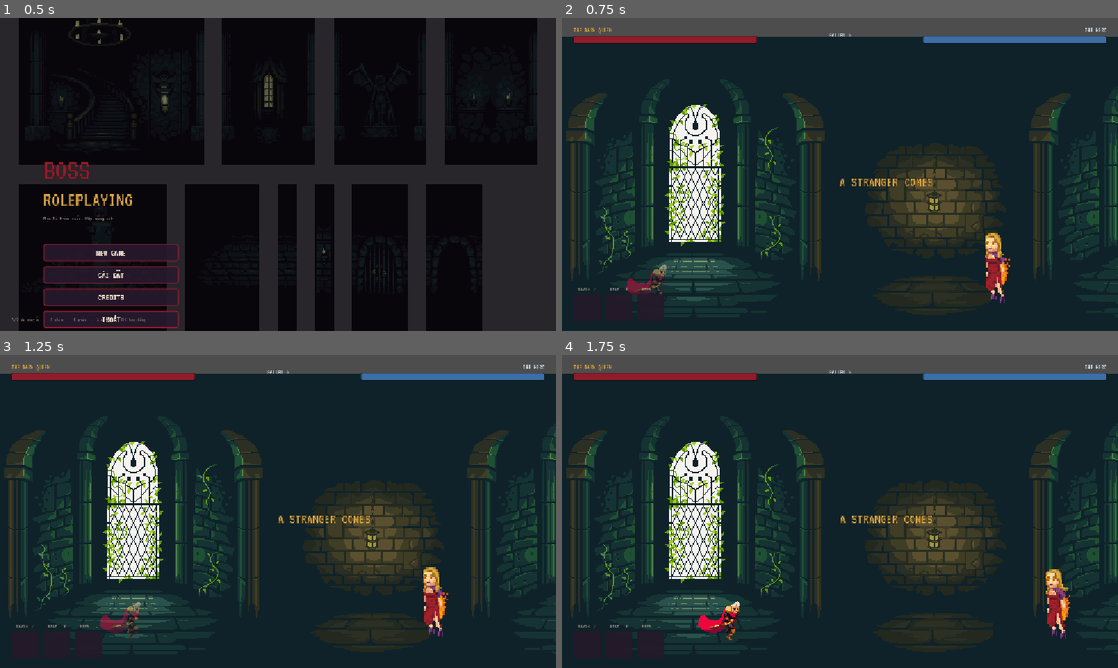
Above: before the commit, frames 1-4 (two rows, left to right).
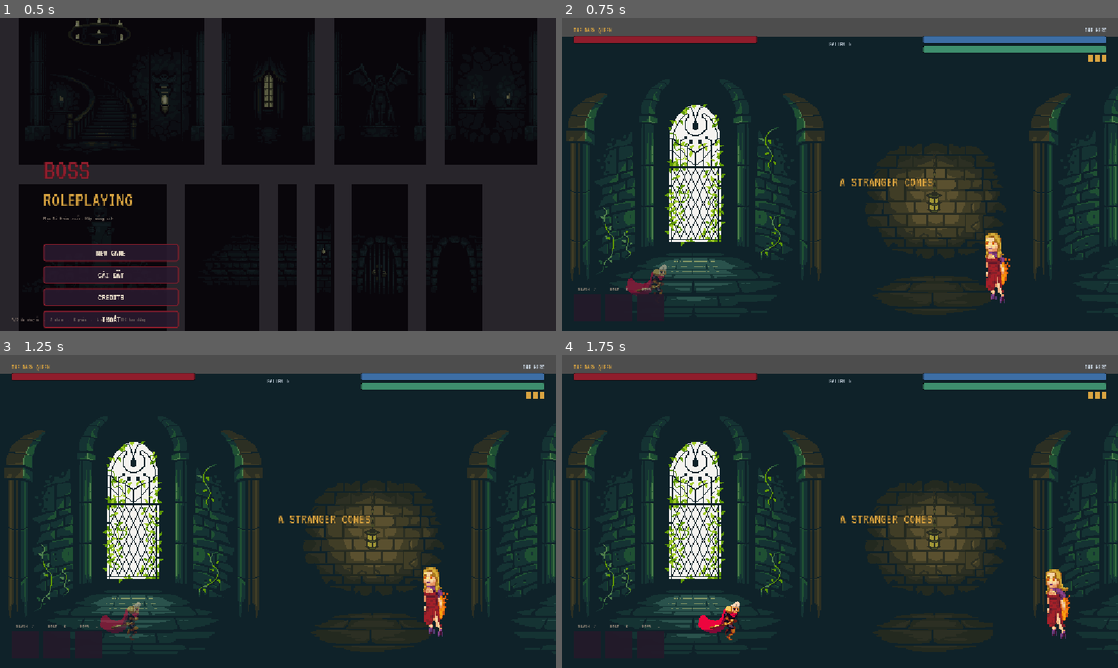
Above: after the commit, the same moments.

Repository: hieubqdsm/boss-roleplaying
Game: Godot game, scene res://scenes/main_menu.tscn
Same seed, same stepped clock (60 frames per second), same inputs: the game is played once before the commit and once after it.
Inputs:
- Up to frame 1 (0.5 s): no input
- Up to frame 2 (0.75 s): click "NEW GAME" at 0.5 s
- Up to frame 3 (1.25 s): no input
- Up to frame 4 (1.75 s): hold D (move_right) from 1.28 s (still down)

Frame 1 is identical in both runs. In frame 2, 0.8% of the frame differs, in the area x 48-98%, y 4-14%; in frame 3, 0.8%; in frame 4, 0.8%.

Commit message:
F-001: HUD them thanh stamina + 3 cham estus cua hero

Diff:
--- a/scripts/arena.gd
+++ b/scripts/arena.gd
@@ -58,6 +58,7 @@
 		return
 	fight_time += delta
 	hud.update_cooldowns(queen.cooldown_fractions())
+	hud.update_hero_stamina(hero.stamina_frac(), hero.flasks_left())
 
 
 func _on_phase2() -> void:
--- a/scripts/hero.gd
+++ b/scripts/hero.gd
@@ -261,6 +261,15 @@
 	return dead
 
 
+## Cho HUD đọc: stamina 0..1 và số bình estus còn.
+func stamina_frac() -> float:
+	return float(brain_state.get("stamina", 100.0)) / float(BrainScript.STAMINA_MAX)
+
+
+func flasks_left() -> int:
+	return int(brain_state.get("flasks", BrainScript.FLASKS_MAX))
+
+
 ## Debug: ĐỎ = hitbox thân (đạn/phép của Queen trúng đây) / XANH LÁ = bất tử
 ## (i-frame lăn, mới hồi sinh). VÀNG = tầm chém của hero.
 func _debug_shapes() -> Array:
--- a/scripts/ui/hud.gd
+++ b/scripts/ui/hud.gd
@@ -7,6 +7,8 @@
 
 var queen_bar: ProgressBar
 var hero_bar: ProgressBar
+var hero_stamina_bar: ProgressBar
+var flask_pips: Array[ColorRect] = []
 var fallen_label: Label
 var banner: Label
 var cd_slash: ColorRect
@@ -55,6 +57,21 @@
 	hero_bar = Style.health_bar(380, Color("3d6ea5"))
 	hero_bar.size_flags_horizontal = Control.SIZE_SHRINK_END
 	hside.add_child(hero_bar)
+	# Stamina + estus của hero (đọc vị AI — thấy nó cạn sức/húp bình là biết nhịp đánh)
+	hero_stamina_bar = Style.health_bar(380, Color("3e8f6e"))
+	hero_stamina_bar.size_flags_horizontal = Control.SIZE_SHRINK_END
+	hero_stamina_bar.custom_minimum_size = Vector2(380, 8)
+	hside.add_child(hero_stamina_bar)
+	var flask_row := HBoxContainer.new()
+	flask_row.alignment = BoxContainer.ALIGNMENT_END
+	flask_row.add_theme_constant_override("separation", 4)
+	hside.add_child(flask_row)
+	for i in 3:
+		var pip := ColorRect.new()
+		pip.custom_minimum_size = Vector2(10, 14)
+		pip.color = Color("d9a441")
+		flask_row.add_child(pip)
+		flask_pips.append(pip)
 
 	# ── Cooldown 3 kỹ năng (góc dưới trái) ──
 	var cds := HBoxContainer.new()
@@ -113,6 +130,13 @@
 	hero_bar.value = cur
 
 
+## Stamina (0..1) + số bình estus còn của hero.
+func update_hero_stamina(frac: float, flasks: int) -> void:
+	hero_stamina_bar.value = clampf(frac, 0.0, 1.0) * 100.0
+	for i in flask_pips.size():
+		flask_pips[i].color = Color("d9a441") if i < flasks else Color(0.25, 0.2, 0.24)
+
+
 func set_fallen(count: int) -> void:
 	fallen_label.text = "FALLEN %d" % count
 
